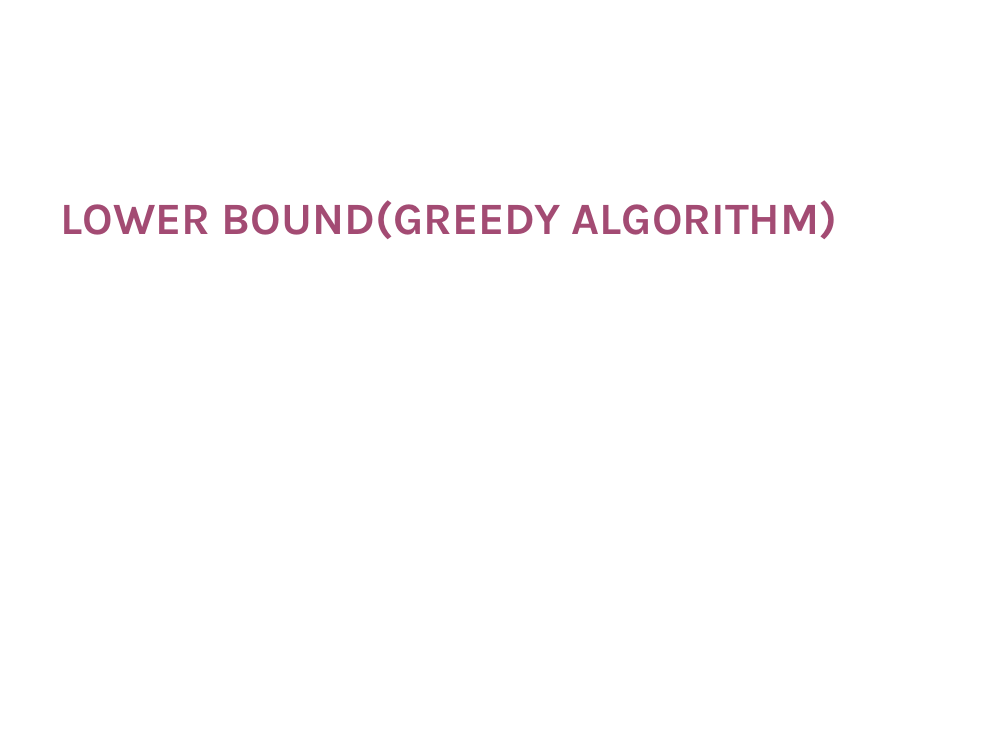
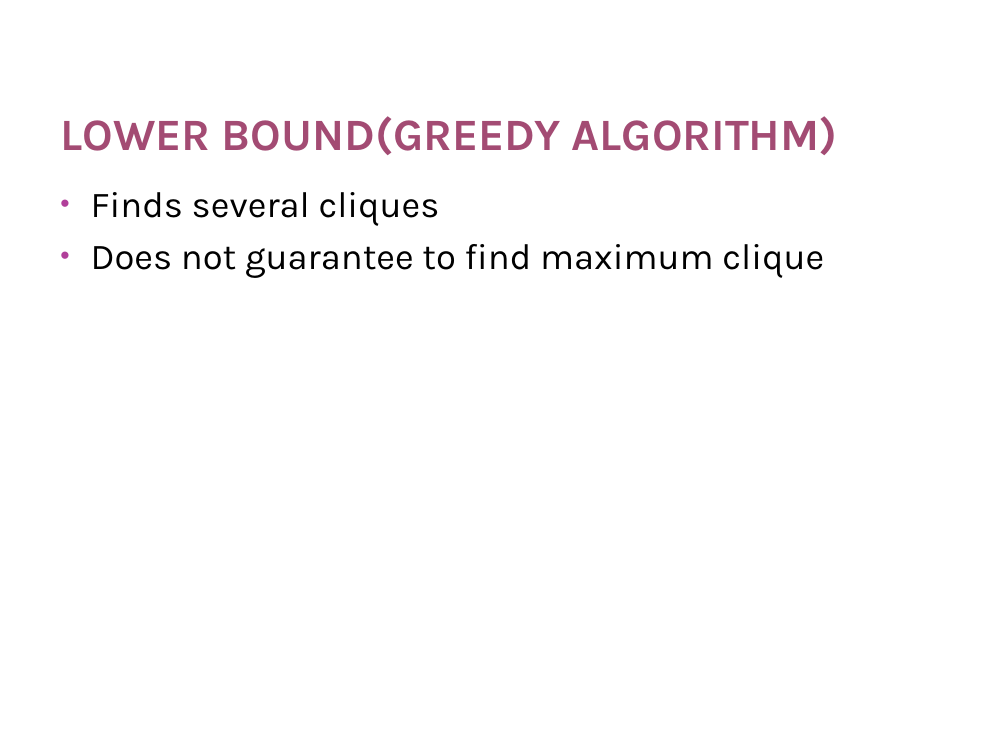
Before and after one commit to diagnoza/develop-, a slide deck: slide 9 of Project1-1/Phase3/Presentation-Phase3.pptx. Drawn at 1008x756 pixels with LibreOffice and Linux fonts; fonts in the diff are those of the drawing; background and template pictures are left out. Boxes give left, top, right and bottom in pixels: in the first picture for what was removed or moved away, otherwise in the second. Text is boxed around its words. In the diff, an @@ line names an element or a change of style, - is before the commit and + after.

```diff
--- a/Project1-1/Phase3/Presentation-Phase3.pptx
+++ b/Project1-1/Phase3/Presentation-Phase3.pptx
@@ title "LOWER BOUND(GREEDY ALGORITHM)": place and size @@
-title "LOWER BOUND(GREEDY ALGORITHM)" at bbox=[60, 200, 838, 239]
+title "LOWER BOUND(GREEDY ALGORITHM)" at bbox=[60, 116, 838, 155]
@@ text added at bbox=[91, 192, 824, 278], 26 pt, text #000000 @@
+• Finds several cliques
+• Does not guarantee to find maximum clique
```
Also in this commit, not shown: 5 other slides changed.
